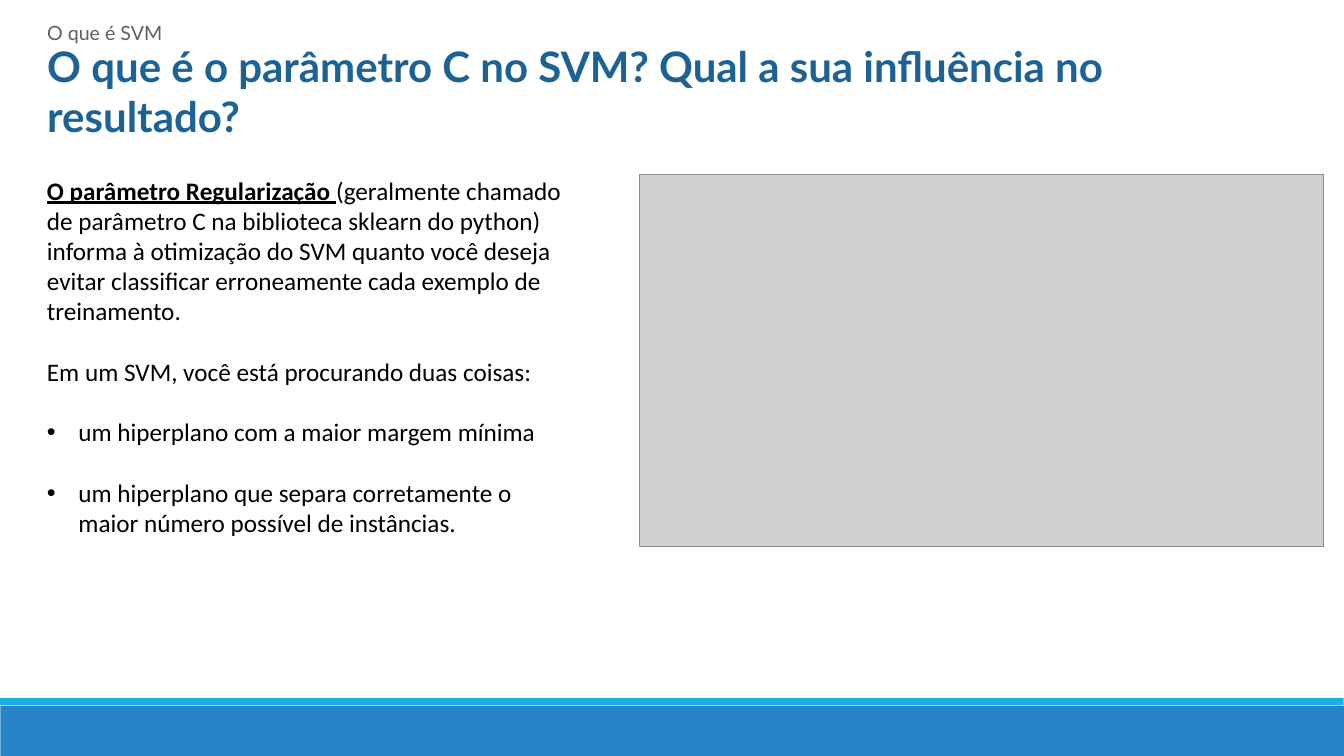
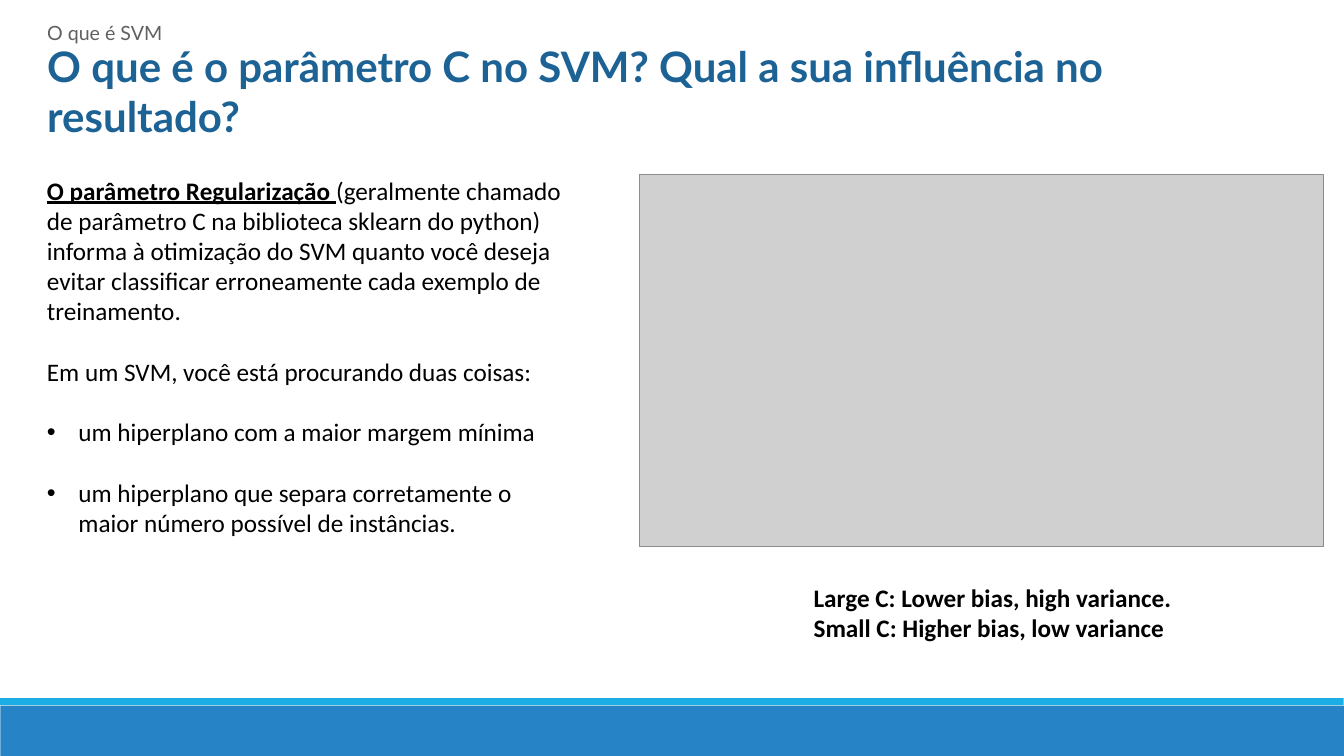
Before and after one commit to mrezende/ml-discipline, a slide deck: slide 14 of presentation/PresentationSVM.pptx (slide 20 before the commit). Drawn at 1344x756 pixels with LibreOffice and Linux fonts; fonts in the diff are those of the drawing; grey boxes stand for pictures. Boxes give left, top, right and bottom in pixels: in the first picture for what was removed or moved away, otherwise in the second. Text is boxed around its words. In the diff, an @@ line names an element or a change of style, - is before the commit and + after.

```diff
--- a/presentation/PresentationSVM.pptx
+++ b/presentation/PresentationSVM.pptx
@@ text added at [814, 589, 1171, 642], 18 pt, text #000000, bold @@
+Large C: Lower bias, high variance.
+Small C: Higher bias, low variance
```
Also in this commit, not shown: 5 other slides changed, 2 slides added, 7 slides removed, 1 other file.
